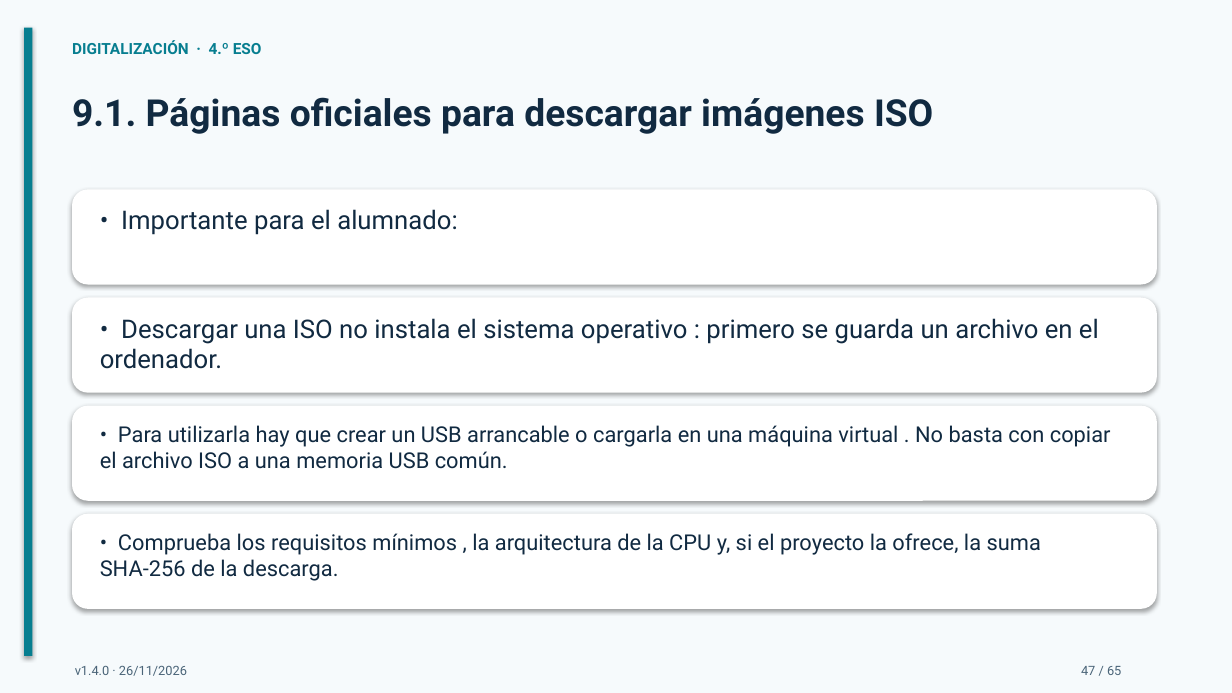
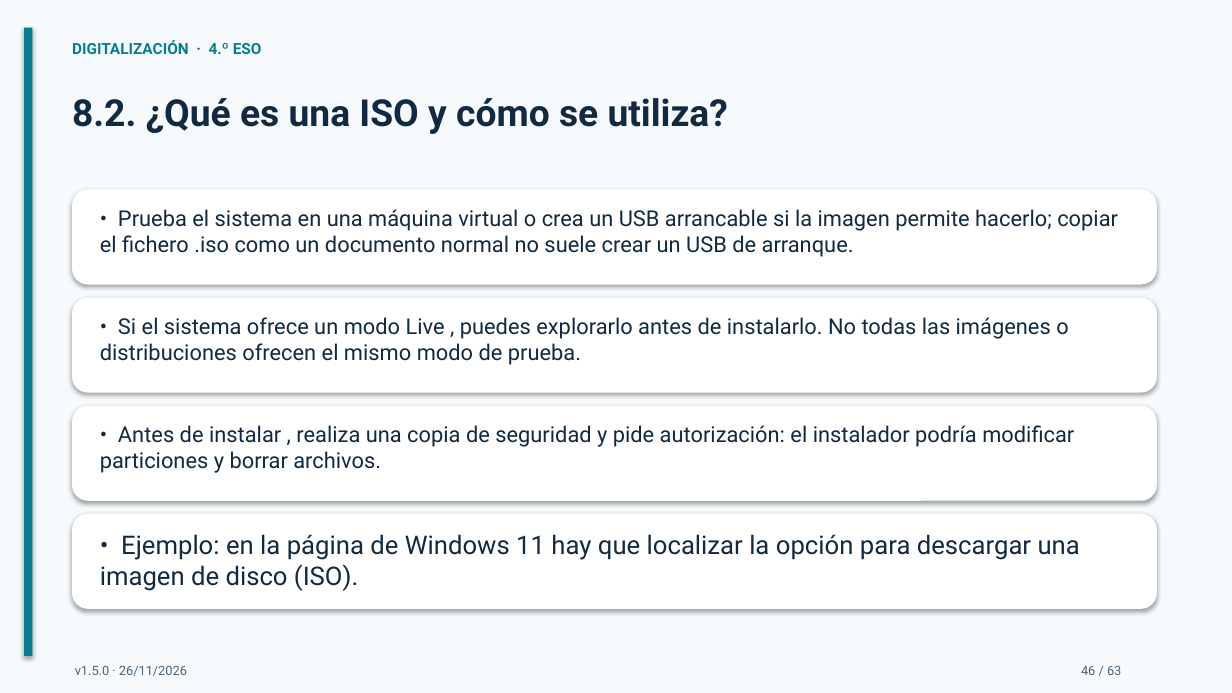
Before and after one commit to bitschips/digitaliza4, a slide deck: slide 46 of temas/tema-02-sistemas-operativos/presentaciones/tema-02-sistemas-operativos.pptx (slide 47 before the commit). Drawn at 1232x693 pixels with LibreOffice and Linux fonts; fonts in the diff are those of the drawing. Boxes give left, top, right and bottom in pixels: in the first picture for what was removed or moved away, otherwise in the second. Text is boxed around its words. In the diff, an @@ line names an element or a change of style, - is before the commit and + after.

```diff
--- a/temas/tema-02-sistemas-operativos/presentaciones/tema-02-sistemas-operativos.pptx
+++ b/temas/tema-02-sistemas-operativos/presentaciones/tema-02-sistemas-operativos.pptx
@@ text at (x1=72, y1=98, x2=728, y2=134): text changed @@
-9.1. Páginas oficiales para descargar imágenes ISO
+8.2. ¿Qué es una ISO y cómo se utiliza?
@@ text at (x1=100, y1=209, x2=1118, y2=257): text changed; size 20 to 17 pt @@
-• Importante para el alumnado:
+• Prueba el sistema en una máquina virtual o crea un USB arrancable si la imagen permite hacerlo; copiar el fichero .iso como un documento normal no suele crear un USB de arranque.
@@ text at (x1=100, y1=317, x2=1068, y2=365): text changed; size 20 to 17 pt @@
-• Descargar una ISO no instala el sistema operativo : primero se guarda un archivo en el ordenador.
+• Si el sistema ofrece un modo Live , puedes explorarlo antes de instalarlo. No todas las imágenes o distribuciones ofrecen el mismo modo de prueba.
@@ text at (x1=100, y1=425, x2=1074, y2=473): text changed @@
-• Para utilizarla hay que crear un USB arrancable o cargarla en una máquina virtual . No basta con copiar el archivo ISO a una memoria USB común.
+• Antes de instalar , realiza una copia de seguridad y pide autorización: el instalador podría modificar particiones y borrar archivos.
@@ text at (x1=100, y1=534, x2=1080, y2=591): text changed; size 17 to 20 pt @@
-• Comprueba los requisitos mínimos , la arquitectura de la CPU y, si el proyecto la ofrece, la suma SHA-256 de la descarga.
+• Ejemplo: en la página de Windows 11 hay que localizar la opción para descargar una imagen de disco (ISO).
@@ text at (x1=75, y1=666, x2=187, y2=676): text changed @@
-v1.4.0 · 26/11/2026
+v1.5.0 · 26/11/2026
@@ text at (x1=1081, y1=666, x2=1121, y2=675): text changed @@
-47 / 65
+46 / 63
```
Also in this commit, not shown: 62 other slides changed, 2 slides removed, 2 other files.
